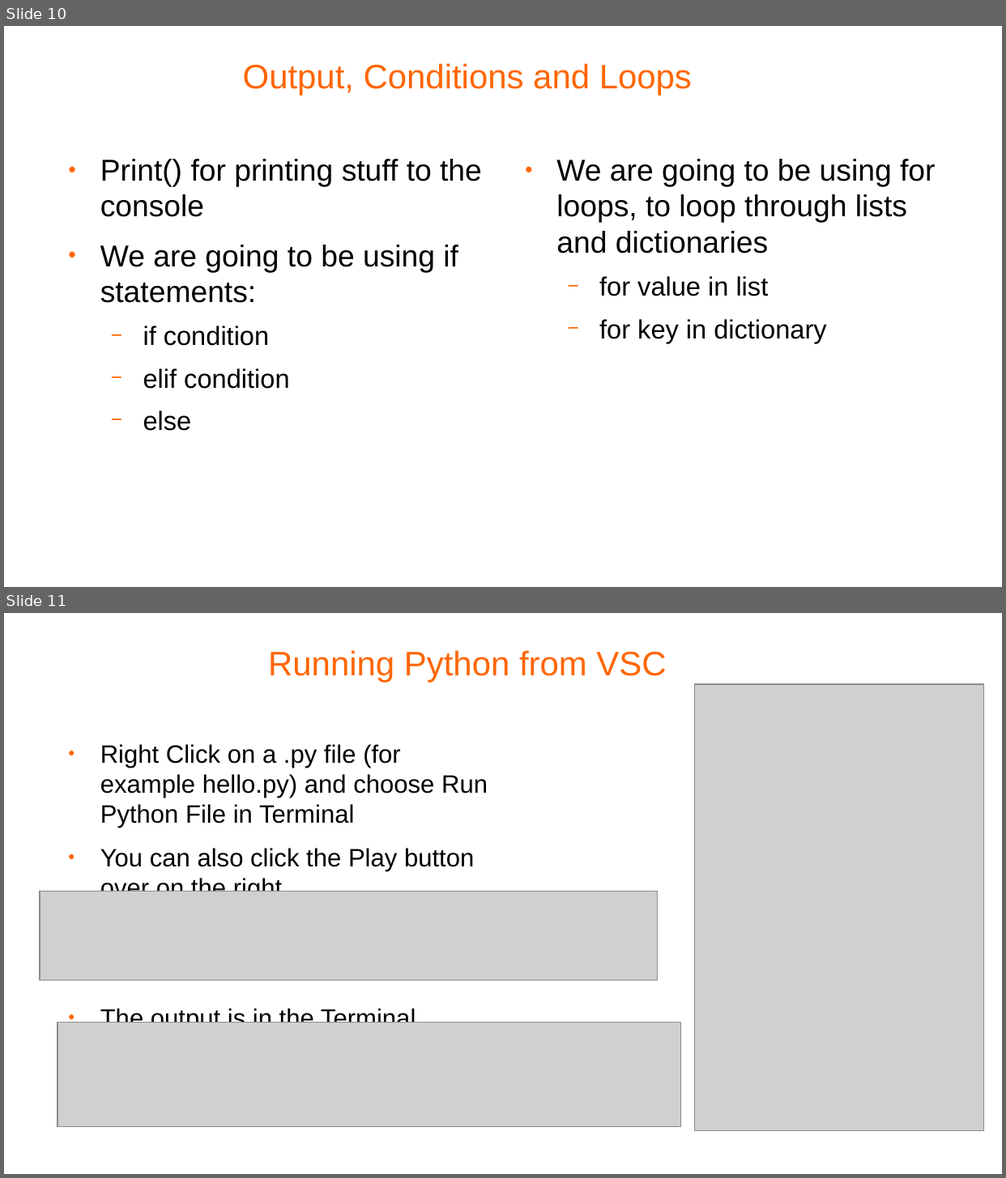
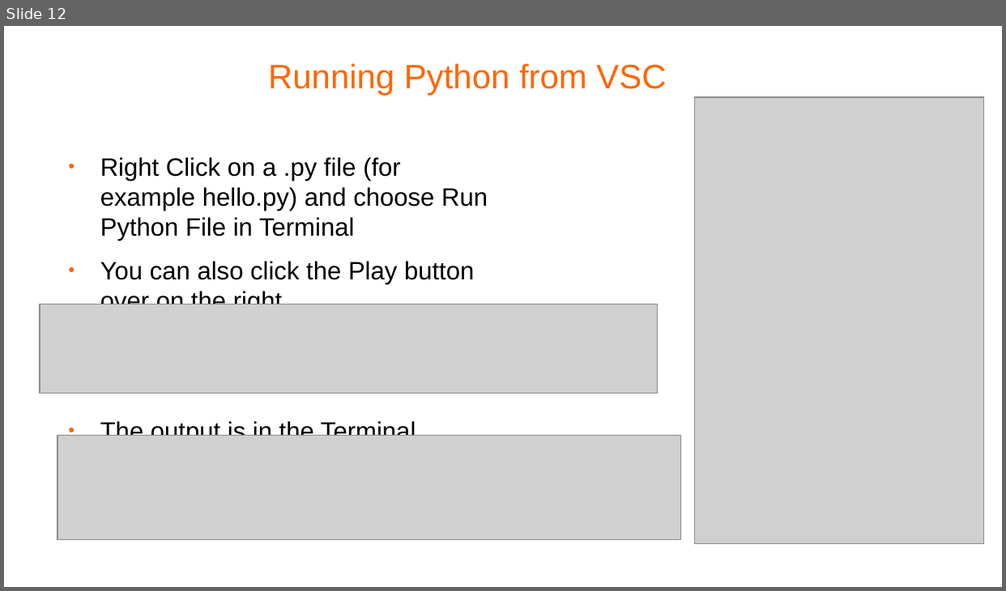
Before and after one commit to pellcorp/coding, a slide deck: docs/python coding.odp. Shown one above the other, each under a label of ours: slides 10 and 11 before the commit, slide 12 after it. The pictures are 1006x1178 and 1006x591 pixels, drawn with LibreOffice and Linux fonts; fonts in the diff are those of the drawing; grey boxes stand for pictures; background and template pictures are left out. Boxes give left, top, right and bottom in pixels: in the first picture for what was removed or moved away, otherwise in the second. Text is boxed around its words. In the diff, an @@ line names an element or a change of style, - is before the commit and + after.

```diff
--- a/docs/python coding.odp
+++ b/docs/python coding.odp
@@ slide 10 removed at [4, 26, 1002, 587], background #FFFFFF @@
@@ title removed at [243, 63, 692, 95] @@
-Output, Conditions and Loops
@@ text removed at [100, 159, 482, 431] @@
-● Print() for printing stuff to the console
-● We are going to be using if statements:
-  − if condition
-  − elif condition
-  − else
@@ text removed at [556, 159, 935, 344] @@
-● We are going to be using for loops, to loop through lists and dictionaries
-  − for value in list
-  − for key in dictionary
@@ what was slide 11 is now slide 12 @@
```
Also in this commit, not shown: 2 slides changed, 3 slides added, 3 other files.
